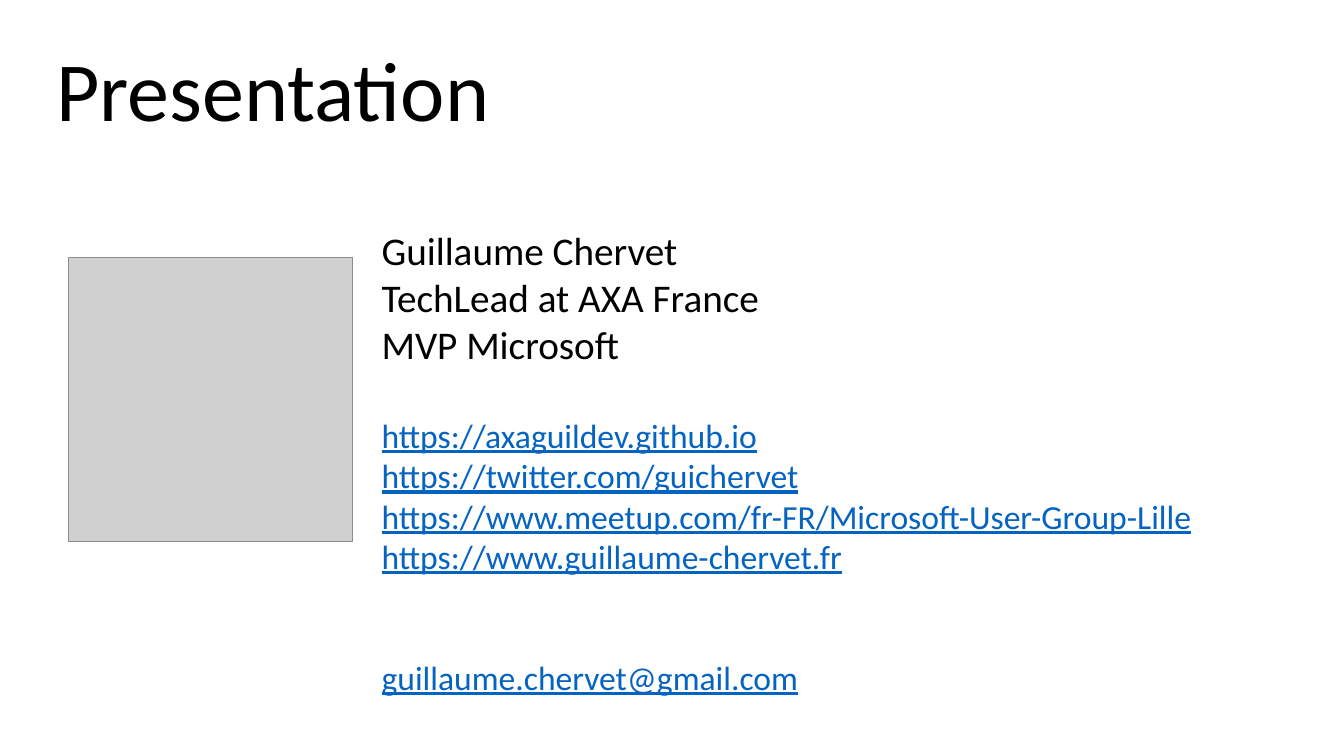
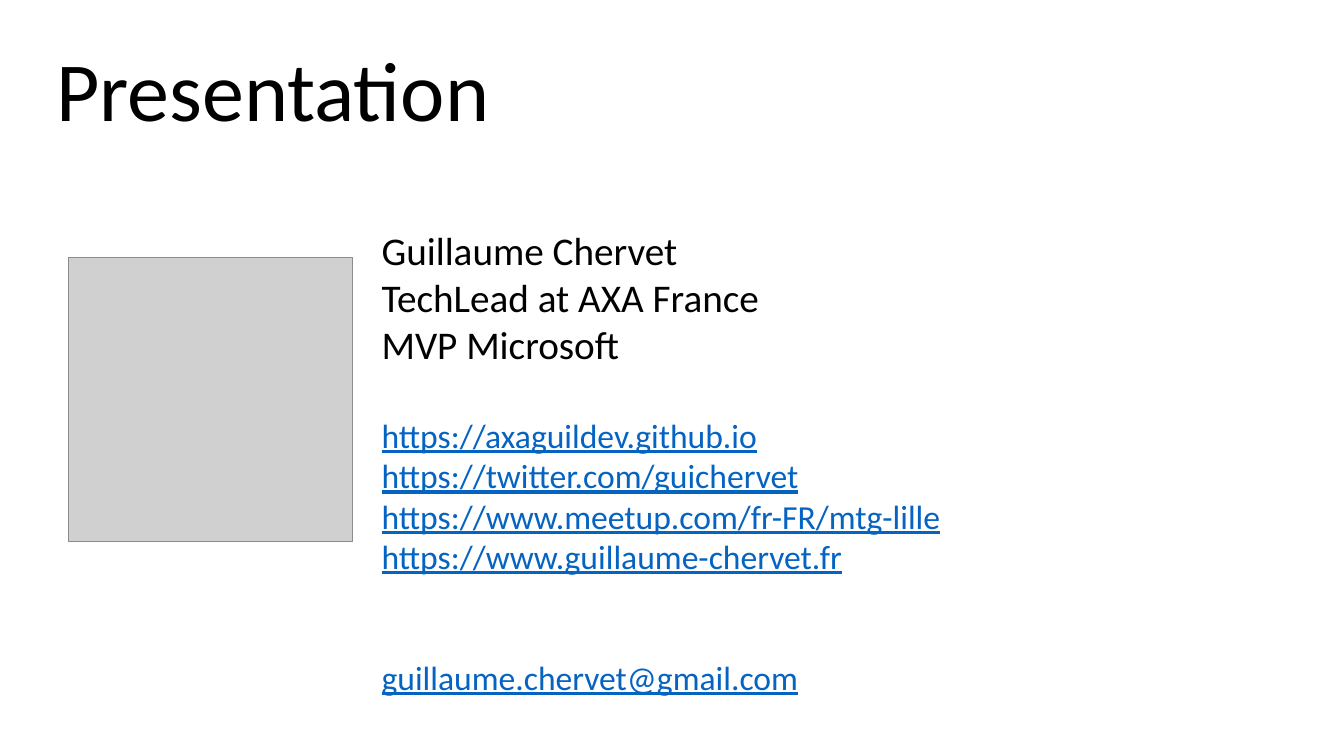
Before and after one commit to guillaume-chervet/course.dotnet, a slide deck: slide 2 of documentations/dotnet6.pptx. Drawn at 1344x756 pixels with LibreOffice and Linux fonts; fonts in the diff are those of the drawing; grey boxes stand for pictures. Boxes give left, top, right and bottom in pixels: in the first picture for what was removed or moved away, otherwise in the second. Text is boxed around its words. In the diff, an @@ line names an element or a change of style, - is before the commit and + after.

```diff
--- a/documentations/dotnet6.pptx
+++ b/documentations/dotnet6.pptx
@@ text at box(382, 505, 941, 535): text changed @@
-https://www.meetup.com/fr-FR/Microsoft-User-Group-Lille
+https://www.meetup.com/fr-FR/mtg-lille
```
Also in this commit, not shown: 10 other slides changed, 1 other file.
